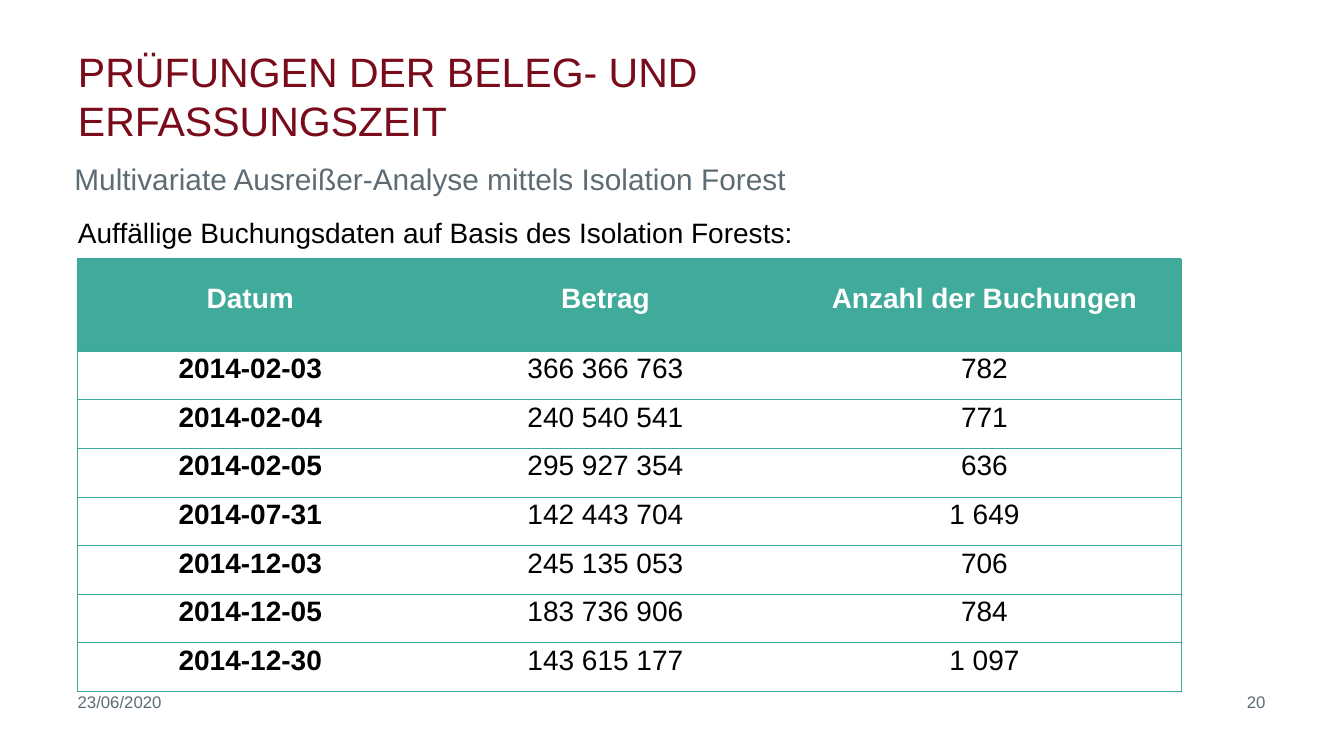
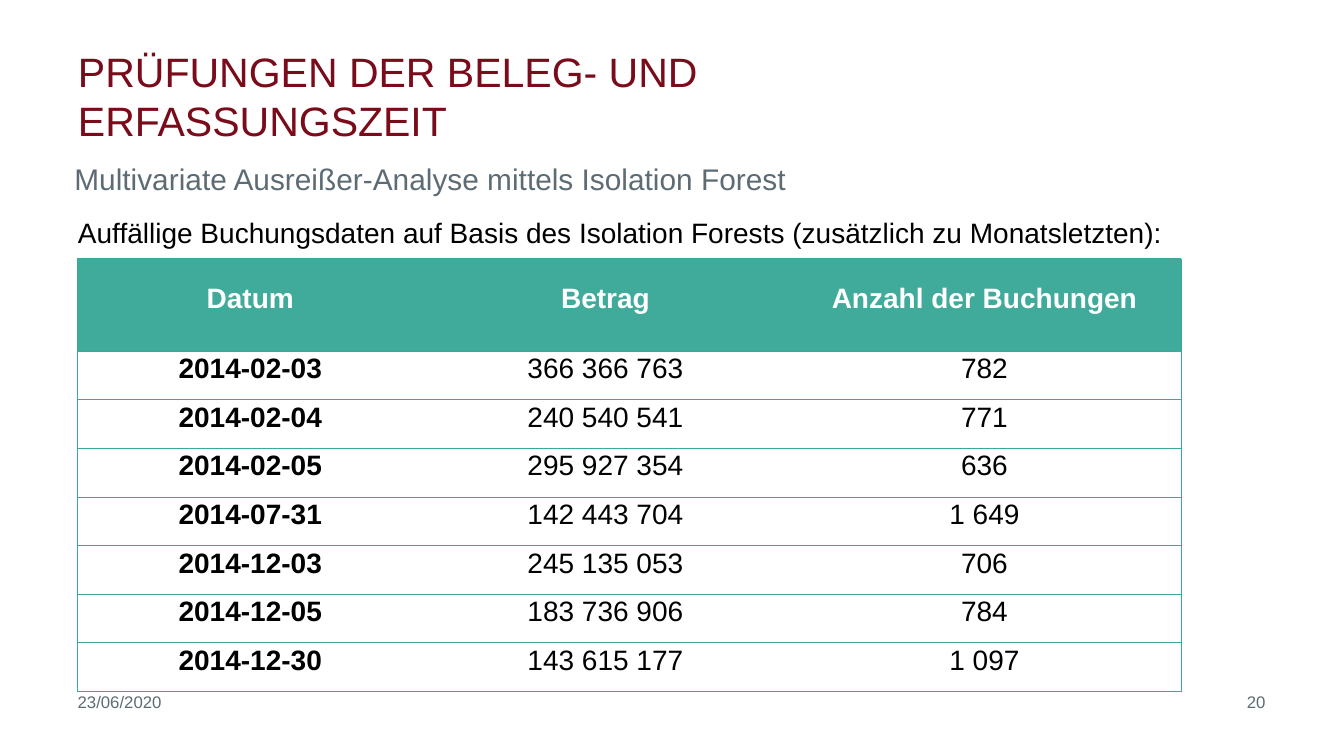
Before and after one commit to biegt/auditing_case_study, a slide deck: slide 20 of 04_output/Präsentation_Case_Study_1_Bieg_Krug.pptx. Drawn at 1344x756 pixels with LibreOffice and Linux fonts; fonts in the diff are those of the drawing; background and template pictures are left out. Boxes give left, top, right and bottom in pixels: in the first picture for what was removed or moved away, otherwise in the second. Text is boxed around its words. In the diff, an @@ line names an element or a change of style, - is before the commit and + after.

```diff
--- a/04_output/Präsentation_Case_Study_1_Bieg_Krug.pptx
+++ b/04_output/Präsentation_Case_Study_1_Bieg_Krug.pptx
@@ text at (x1=78, y1=222, x2=1162, y2=248): text changed @@
-Auffällige Buchungsdaten auf Basis des Isolation Forests:
+Auffällige Buchungsdaten auf Basis des Isolation Forests (zusätzlich zu Monatsletzten):
```
Also in this commit, not shown: 6 other slides changed, 1 slide added.
